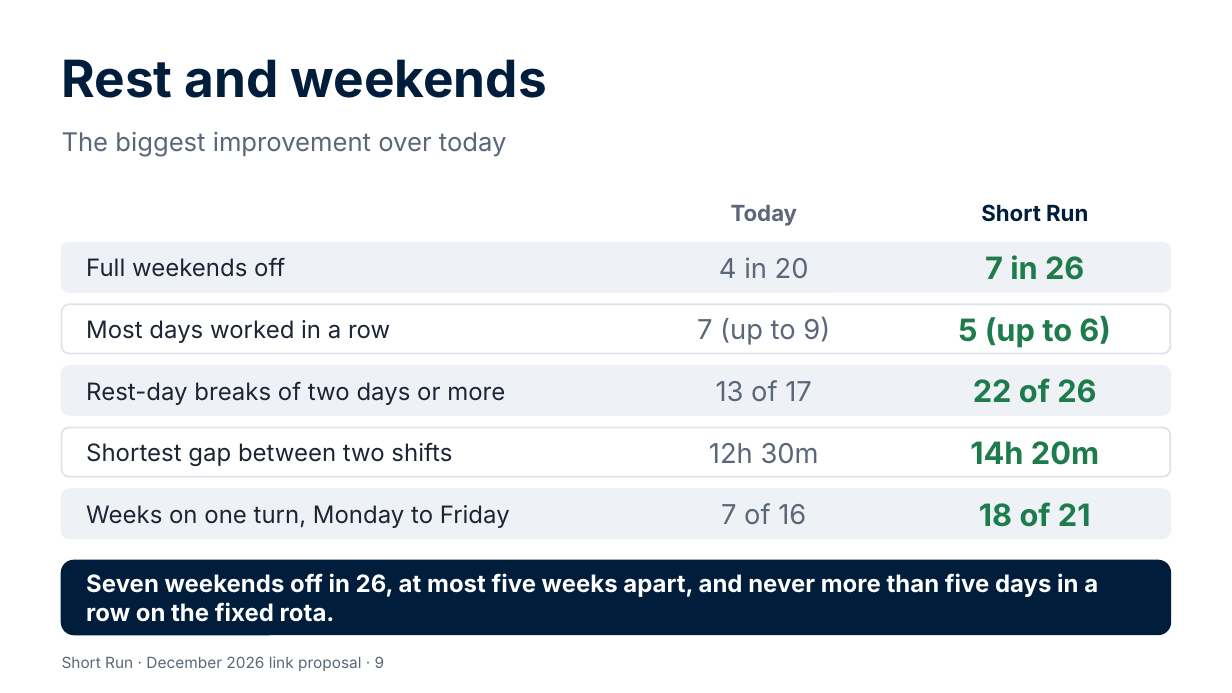
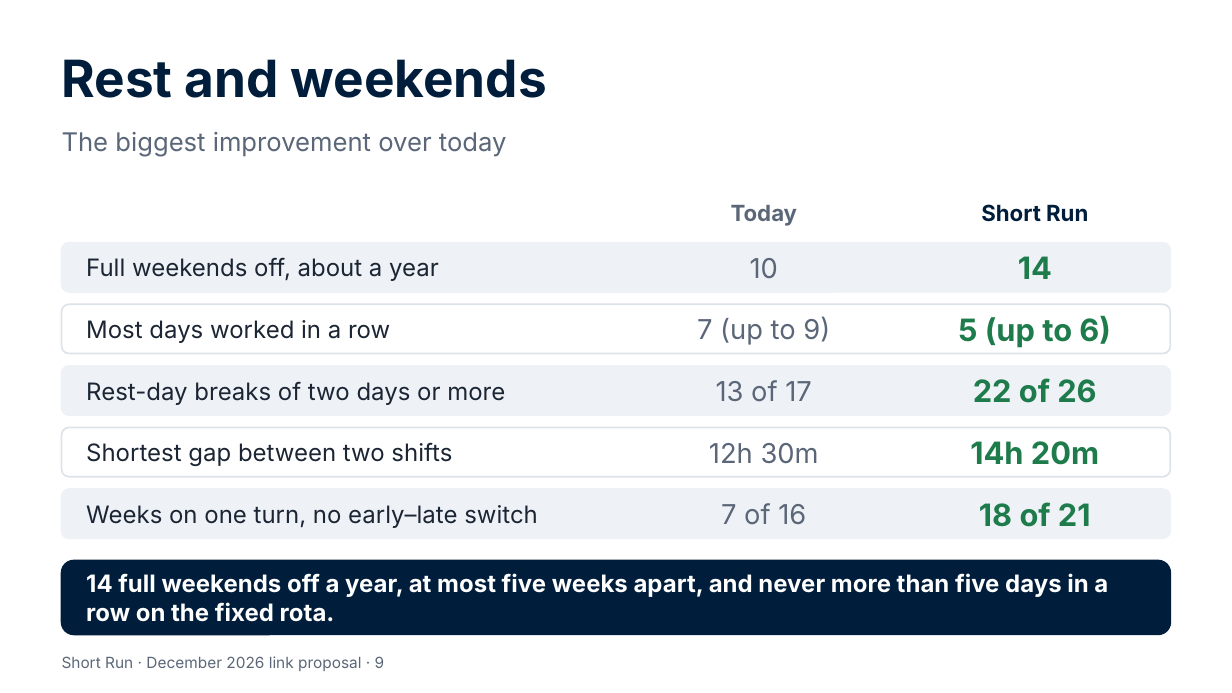
Before and after one commit to Garethdavidmiller/roster-app, a slide deck: slide 9 of docs/links-26/presentations/Short-Run-for-colleagues.pptx. Drawn at 1232x693 pixels with LibreOffice and Linux fonts; fonts in the diff are those of the drawing. Boxes give left, top, right and bottom in pixels: in the first picture for what was removed or moved away, otherwise in the second. Text is boxed around its words. In the diff, an @@ line names an element or a change of style, - is before the commit and + after.

```diff
--- a/docs/links-26/presentations/Short-Run-for-colleagues.pptx
+++ b/docs/links-26/presentations/Short-Run-for-colleagues.pptx
@@ text at bbox=[86, 257, 439, 281]: text changed @@
-Full weekends off
+Full weekends off, about a year
@@ text at bbox=[750, 258, 778, 278]: text changed @@
-4 in 20
+10
@@ text at bbox=[1018, 256, 1052, 279]: text changed @@
-7 in 26
+14
@@ text at bbox=[86, 505, 538, 528]: text changed @@
-Weeks on one turn, Monday to Friday
+Weeks on one turn, no early–late switch
@@ text at bbox=[86, 573, 1108, 622]: text changed @@
-Seven weekends off in 26, at most five weeks apart, and never more than five days in a row on the fixed rota.
+14 full weekends off a year, at most five weeks apart, and never more than five days in a row on the fixed rota.
```
Also in this commit, not shown: 5 other slides changed, 1 slide added, 1 slide removed, 21 other files.
